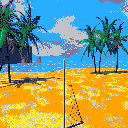
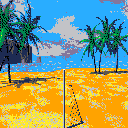
Layers edited between the first and the second 128 x 128 image:
painted on "depiction_background_orig_healed_scaled_2.png-Kopie" over [63, 59, 65, 69]
painted on "depiction_background_orig_healed_scaled.png" over [1, 59, 127, 74]
